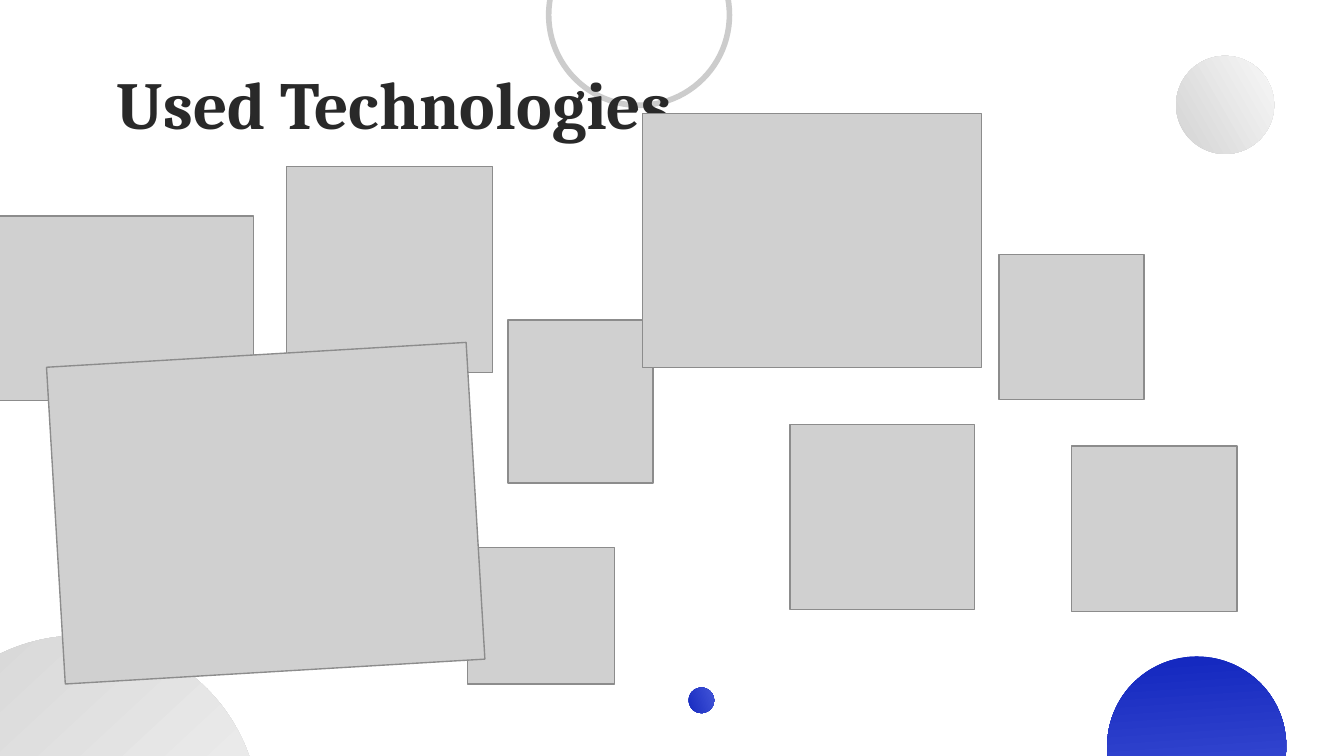
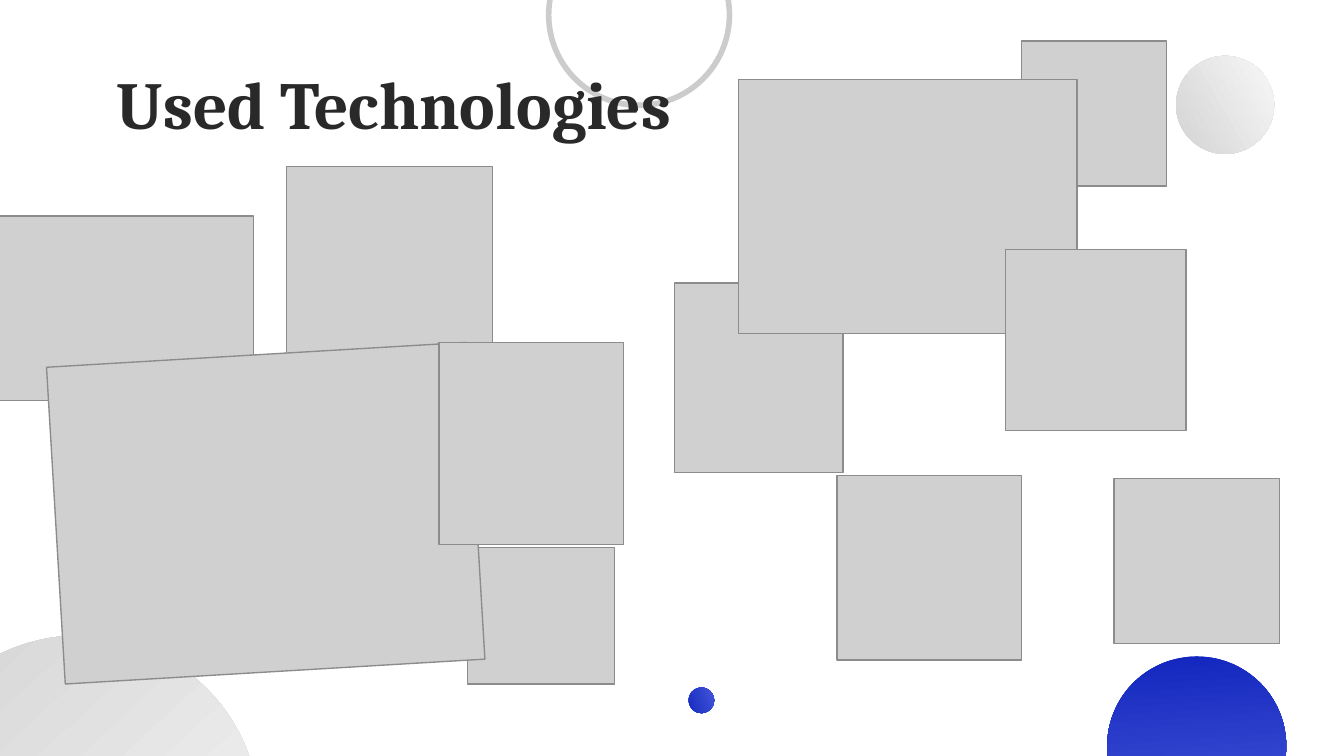
Before and after one commit to BADimov21/Horizon, a slide deck: slide 4 of docs/presentation/Horizon.pptx. Drawn at 1344x756 pixels with LibreOffice and Linux fonts; fonts in the diff are those of the drawing; grey boxes stand for pictures. Boxes give left, top, right and bottom in pixels: in the first picture for what was removed or moved away, otherwise in the second. Text is boxed around its words. In the diff, an @@ line names an element or a change of style, - is before the commit and + after.

```diff
--- a/docs/presentation/Horizon.pptx
+++ b/docs/presentation/Horizon.pptx
@@ picture moved from (x1=999, y1=255, x2=1144, y2=401) to (x1=1021, y1=42, x2=1167, y2=187) @@
@@ picture moved from (x1=642, y1=113, x2=981, y2=367) to (x1=738, y1=79, x2=1077, y2=333) @@
@@ picture added at (x1=1005, y1=250, x2=1187, y2=431) @@
@@ picture resized from (x1=508, y1=320, x2=653, y2=482) to (x1=675, y1=284, x2=843, y2=473) @@
@@ picture added at (x1=439, y1=343, x2=624, y2=544) @@
@@ picture moved from (x1=790, y1=425, x2=974, y2=609) to (x1=837, y1=476, x2=1021, y2=660) @@
@@ picture moved from (x1=1071, y1=446, x2=1236, y2=612) to (x1=1114, y1=478, x2=1279, y2=644) @@
```
Also in this commit, not shown: 2 other files.
